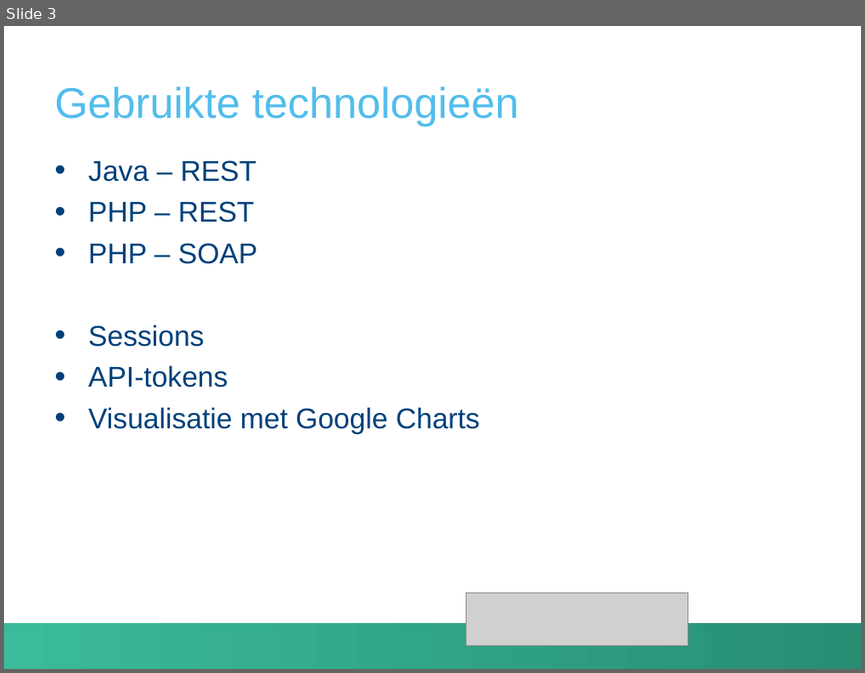
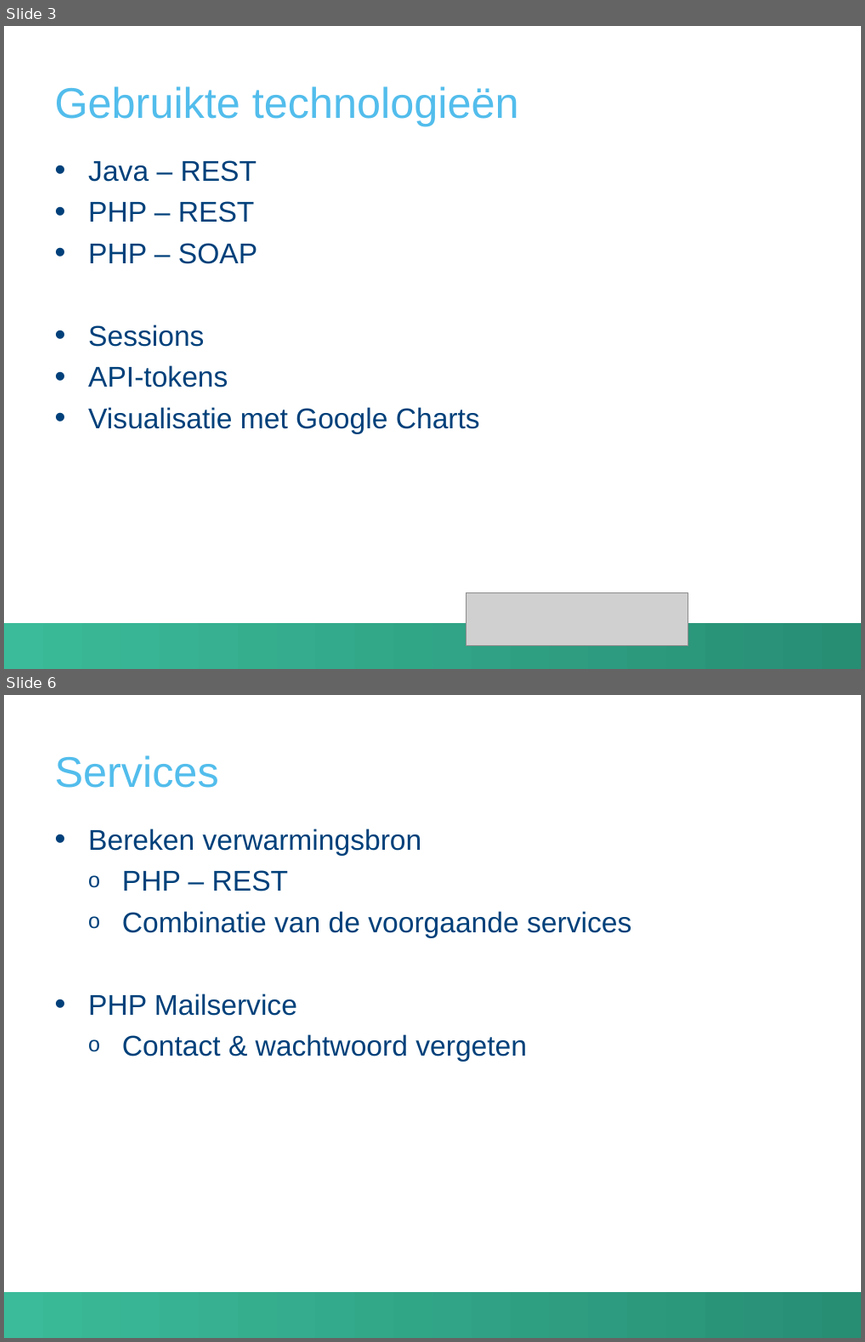
Before and after one commit to RobinMoons/soa, a slide deck: presentatie.pptx. Shown one above the other, each under a label of ours: slide 3 before the commit, slides 3 and 6 after it; the slides between them are not shown. The pictures are 865x673 and 865x1342 pixels, drawn with LibreOffice and Linux fonts; fonts in the diff are those of the drawing; grey boxes stand for pictures; background and template pictures are left out. Boxes give left, top, right and bottom in pixels: in the first picture for what was removed or moved away, otherwise in the second. Text is boxed around its words. In the diff, an @@ line names an element or a change of style, - is before the commit and + after.

```diff
--- a/presentatie.pptx
+++ b/presentatie.pptx
@@ slide 6 added at [4,695,861,1338], background #FFFFFF; not listed: 1 template element that a slide beside it also shows @@
@@ title added at [55,755,219,788], 36 pt, text #52BDEC @@
+Services
@@ text added at [88,828,631,1061], 24 pt, text #00407A @@
+• Bereken verwarmingsbron
+  o PHP – REST
+  o Combinatie van de voorgaande services
+• PHP Mailservice
+  o Contact & wachtwoord vergeten
```
Also in this commit, not shown: 2 slides changed.
